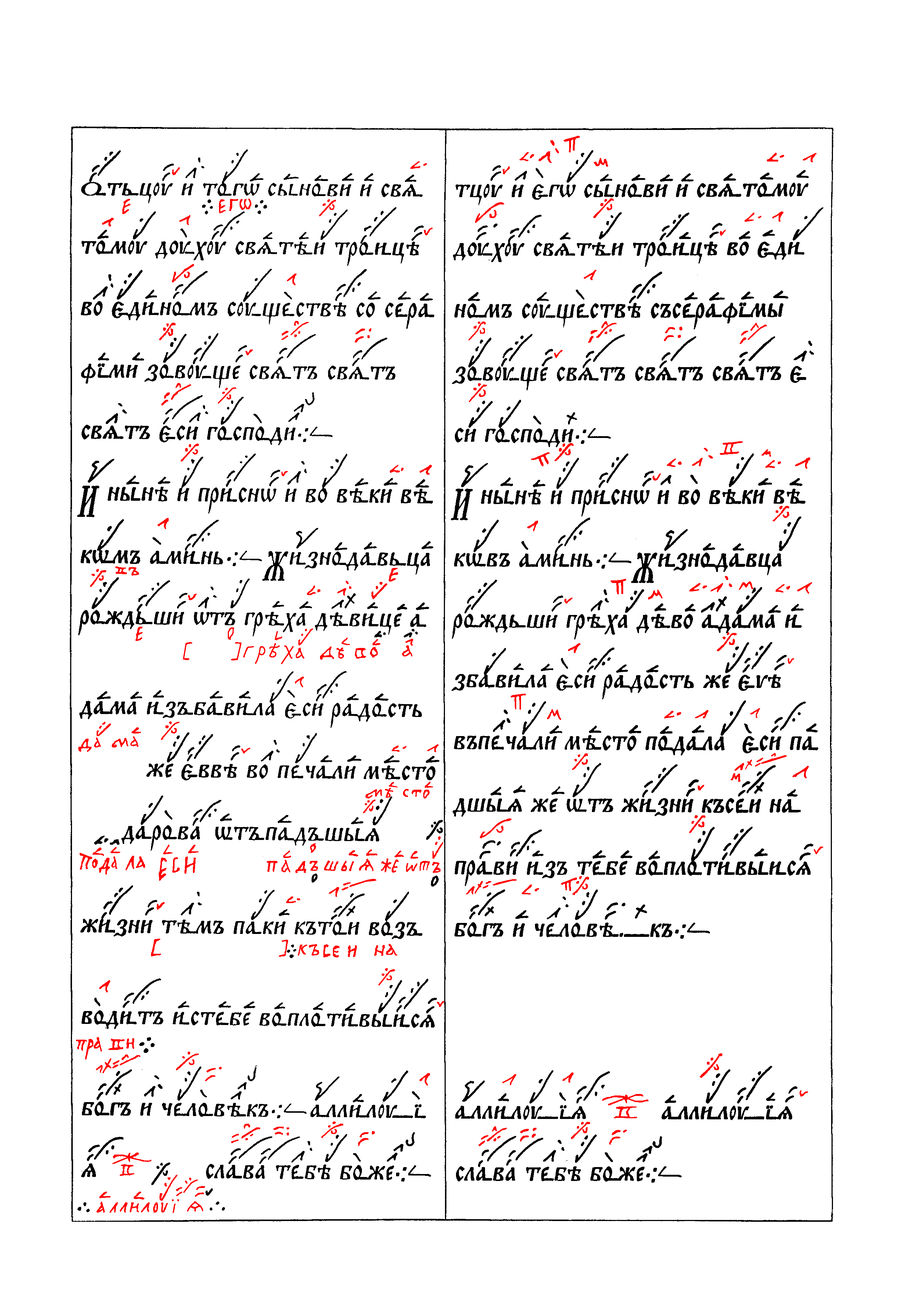
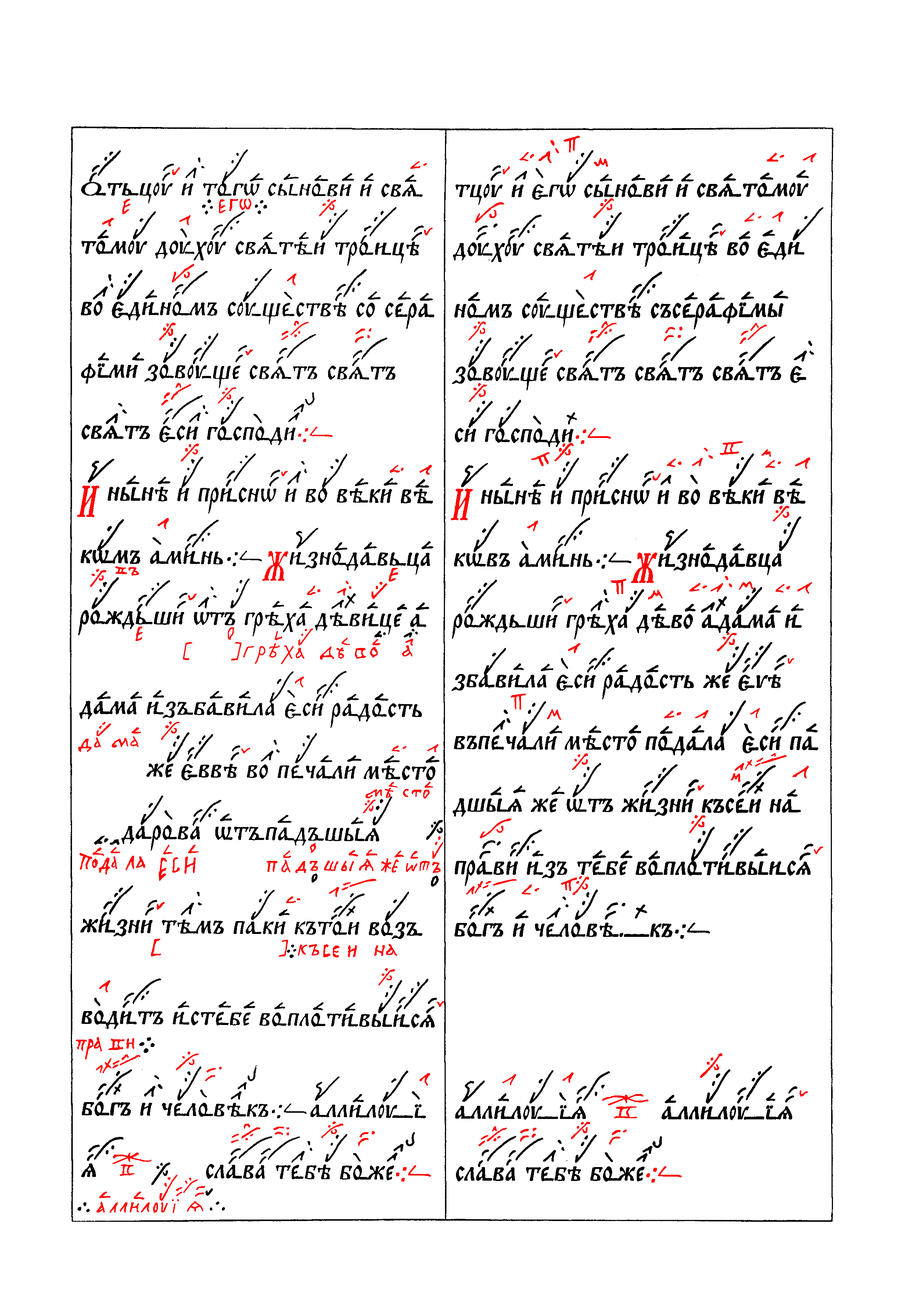
The second 923px x 1304px image is a revision of the first. Changes to its layers:
painted on "Червила" over 77, 426, 682, 1184
painted on "Чернила" over 77, 426, 682, 1184
